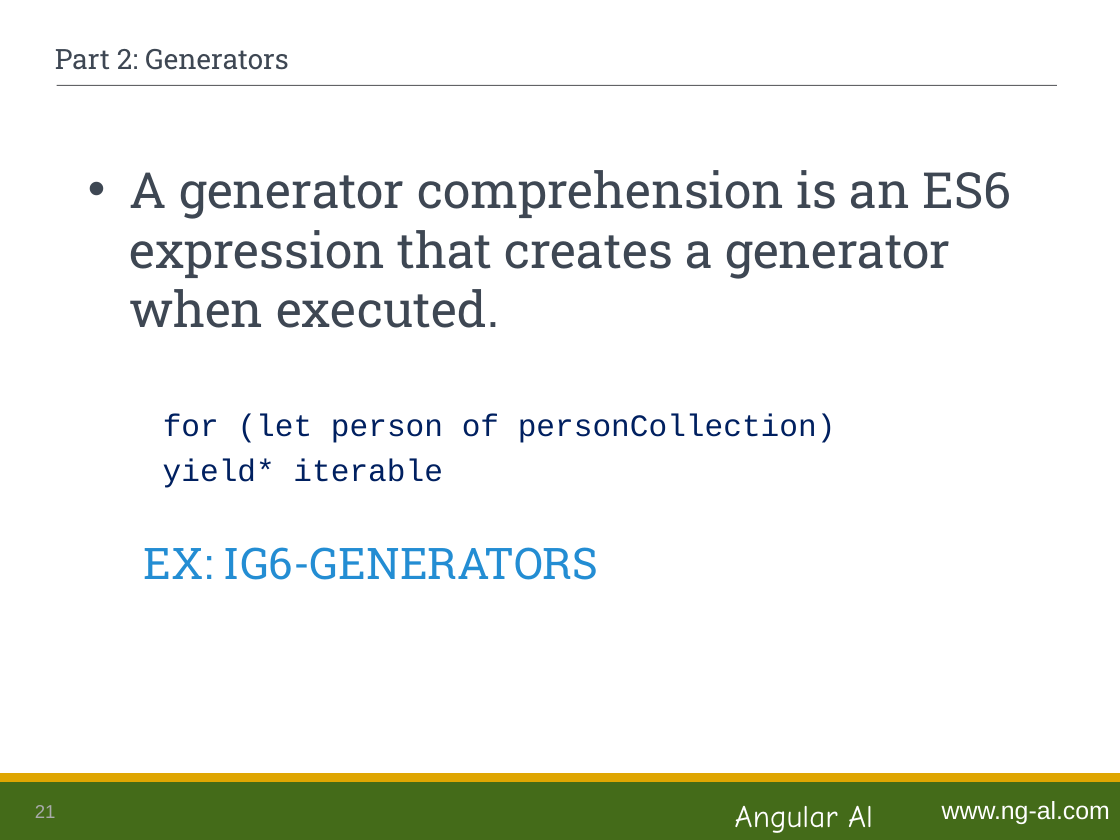
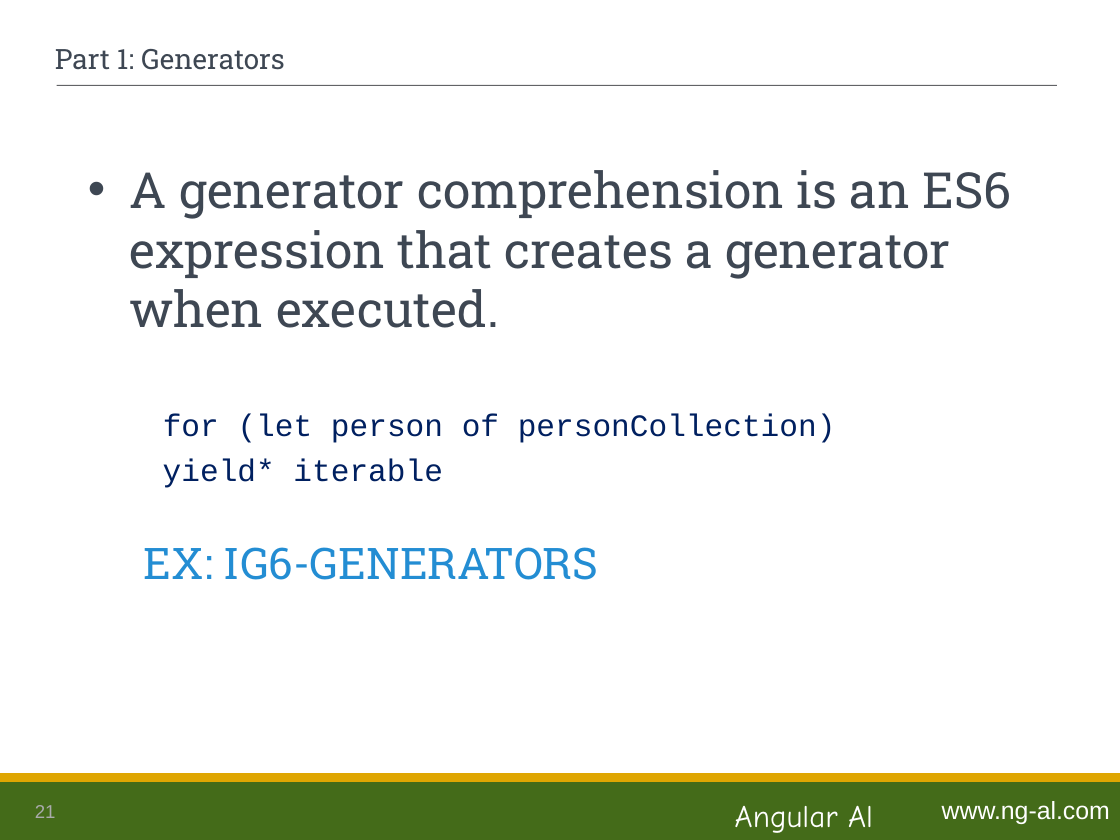
Before and after one commit to ng-al/es6-Intro, a slide deck: slide 21 of es6_Intro.ppt. Drawn at 1120x840 pixels with LibreOffice and Linux fonts; fonts in the diff are those of the drawing. Boxes give left, top, right and bottom in pixels: in the first picture for what was removed or moved away, otherwise in the second. Text is boxed around its words. In the diff, an @@ line names an element or a change of style, - is before the commit and + after.

Commit message:
Updated slides for part 1, added this examples

```diff
--- a/es6_Intro.ppt
+++ b/es6_Intro.ppt
@@ title at [55,49,285,70]: text changed @@
-Part 2: Generators
+Part 1: Generators
```
Also in this commit, not shown: 8 other slides changed, 2 slides added, 4 other files.
